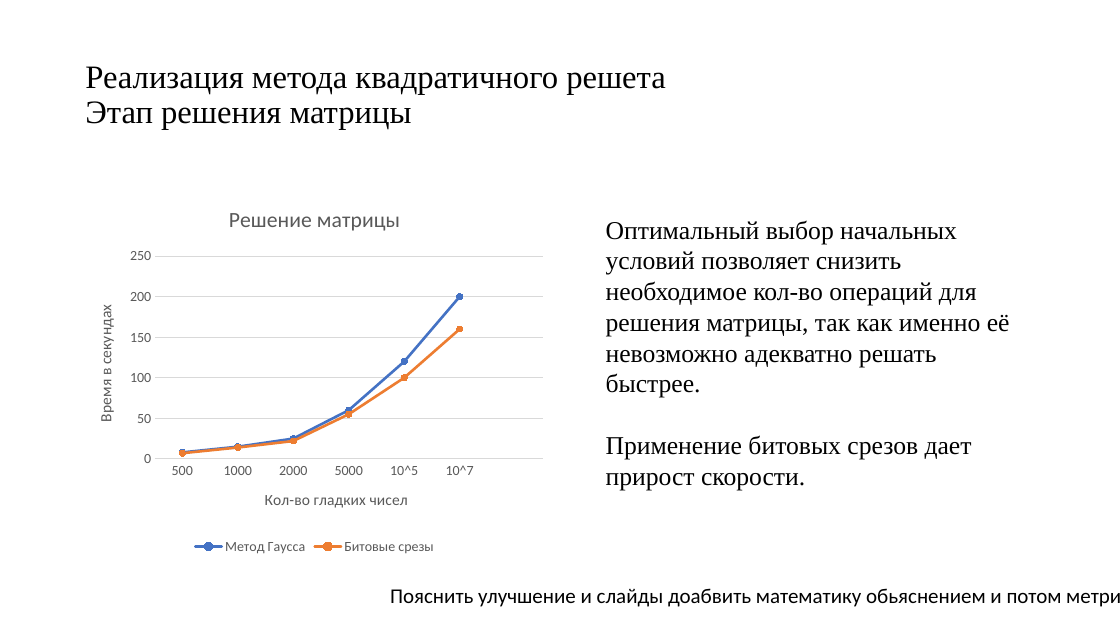
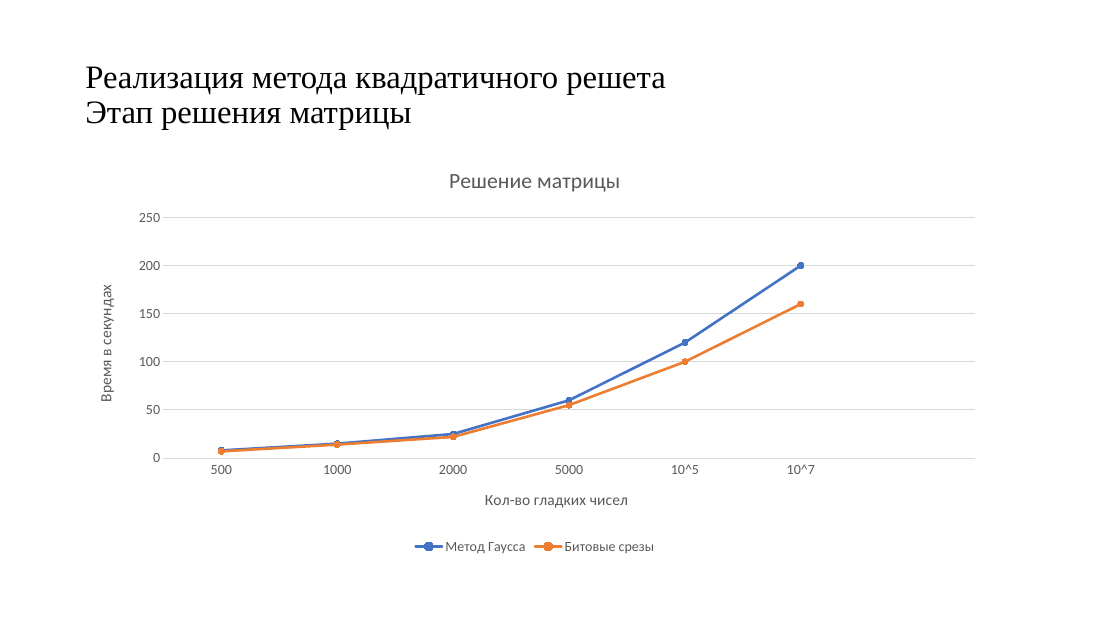
Before and after one commit to pagamov/VKR, a slide deck: slide 11 of Гамов Павел Чтения.pptx (slide 6 before the commit). Drawn at 1120x630 pixels with LibreOffice and Linux fonts; fonts in the diff are those of the drawing. Boxes give left, top, right and bottom in pixels: in the first picture for what was removed or moved away, otherwise in the second. Text is boxed around its words. In the diff, an @@ line names an element or a change of style, - is before the commit and + after.

```diff
--- a/Гамов Павел Чтения.pptx
+++ b/Гамов Павел Чтения.pptx
@@ line chart: place and size @@
-line chart at (77, 188, 553, 558)
+line chart at (77, 148, 994, 558)
@@ text removed at (606, 220, 1010, 490) @@
-Оптимальный выбор начальных условий позволяет снизить необходимое кол-во операций для решения матрицы, так как именно её невозможно адекватно решать быстрее.
-Применение битовых срезов дает прирост скорости.
@@ text removed at (390, 588, 1062, 607) @@
-Пояснить улучшение и слайды доабвить математику обьяснением и потом метрики
```
Also in this commit, not shown: 5 other slides changed, 7 slides added, 1 slide removed, 1 other file.
